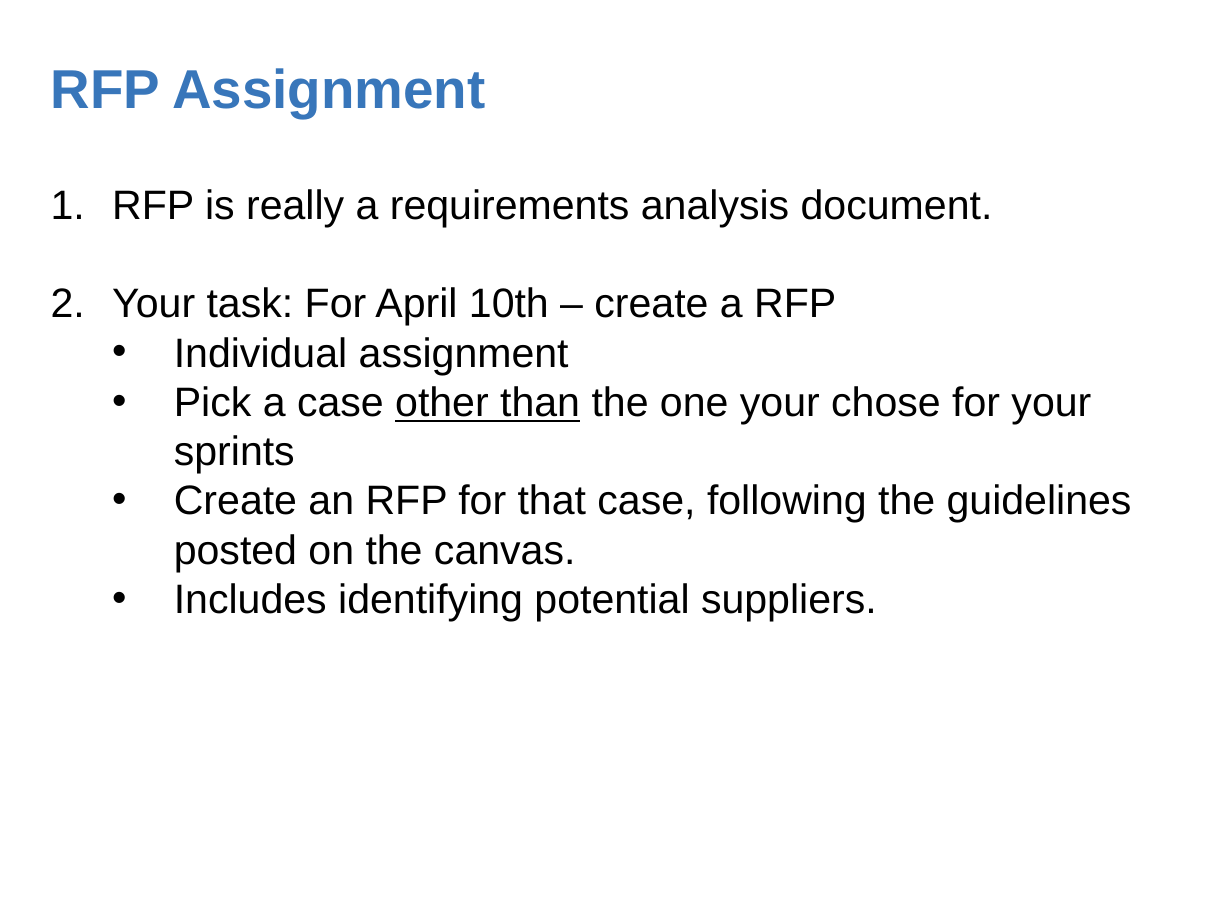
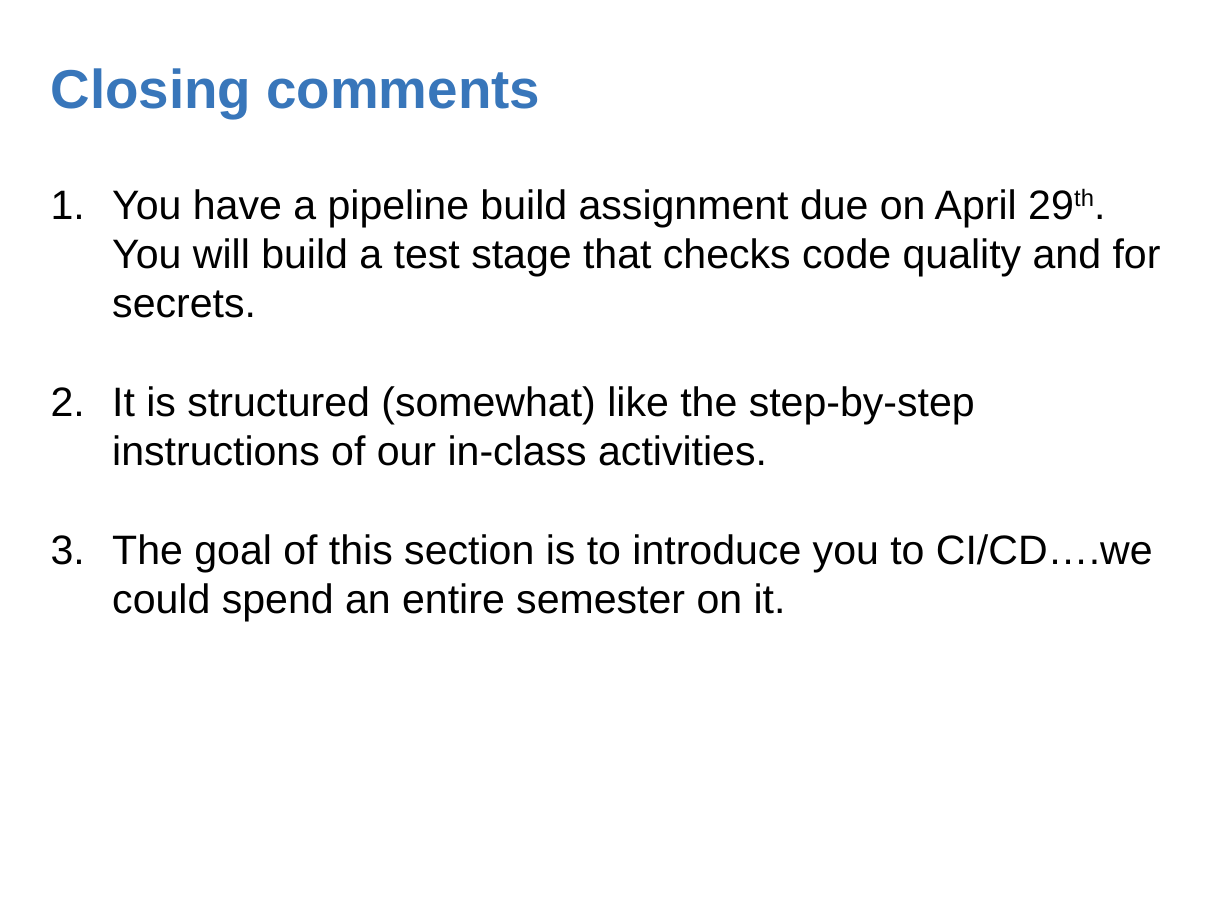
Before and after one commit to mcgarrymvcu/githubtest, a slide deck: slide 20 of info465_cicd.pptx (slide 19 before the commit). Drawn at 1232x924 pixels with LibreOffice and Linux fonts; fonts in the diff are those of the drawing. Boxes give left, top, right and bottom in pixels: in the first picture for what was removed or moved away, otherwise in the second. Text is boxed around its words. In the diff, an @@ line names an element or a change of style, - is before the commit and + after.

```diff
--- a/info465_cicd.pptx
+++ b/info465_cicd.pptx
@@ text at <box>51,68,540,118</box>: text changed @@
-RFP Assignment
+Closing comments
@@ text at <box>112,189,1161,621</box>: text changed @@
-1. RFP is really a requirements analysis document.
-2. Your task: For April 10th – create a RFP
-  • Individual assignment
-  • Pick a case other than the one your chose for your sprints
-  • Create an RFP for that case, following the guidelines posted on the canvas.
-  • Includes identifying potential suppliers.
+1. You have a pipeline build assignment due on April 29th. You will build a test stage that checks code quality and for secrets.
+2. It is structured (somewhat) like the step-by-step instructions of our in-class activities.
+3. The goal of this section is to introduce you to CI/CD….we could spend an entire semester on it.
```
Also in this commit, not shown: 1 other slide changed, 3 slides added, 1 slide removed.
